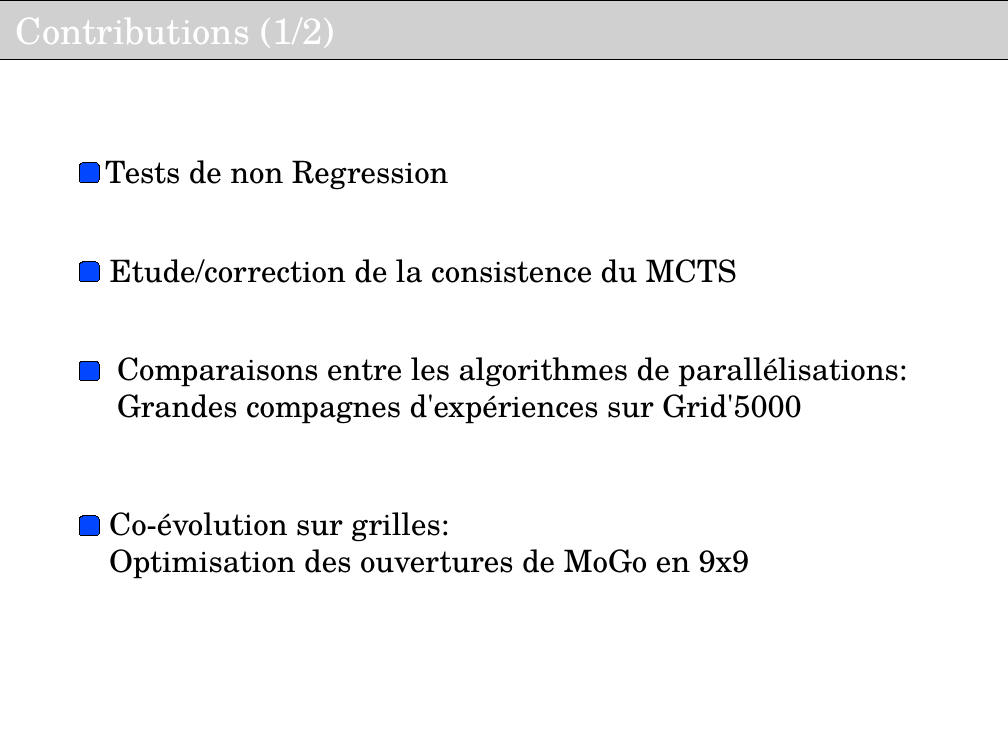
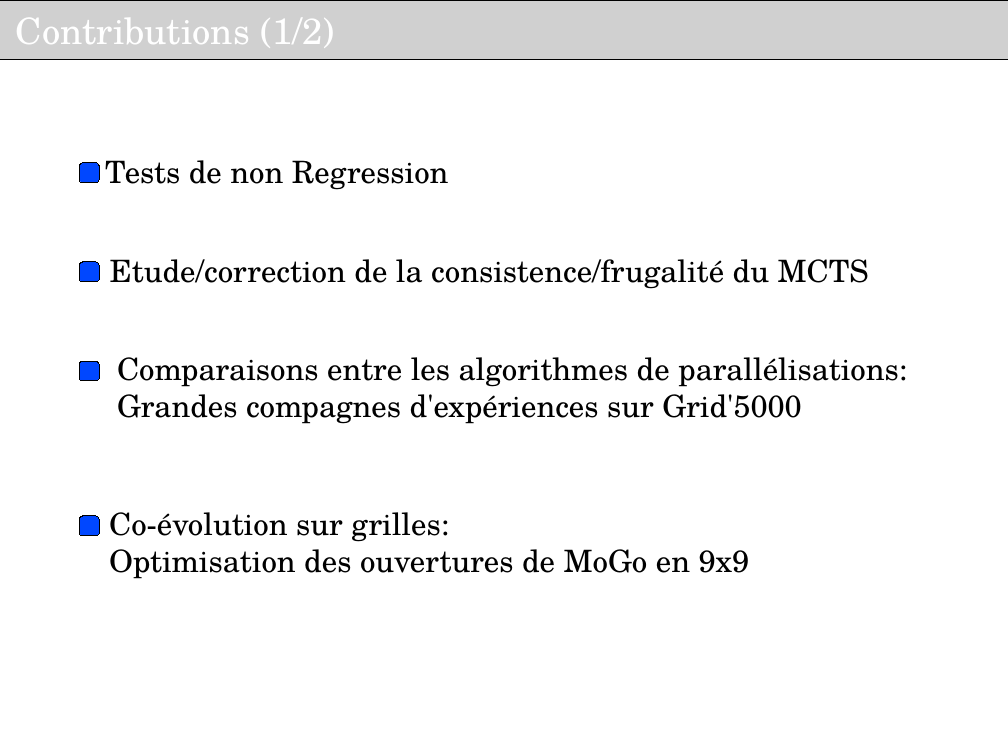
Before and after one commit to haspeleo/Android-Dev, a slide deck: slide 8 of MCTS/Soutenance_INRIA_V2.odp. Drawn at 1008x756 pixels with LibreOffice and Linux fonts; fonts in the diff are those of the drawing; grey boxes stand for pictures; background and template pictures are left out. Boxes give left, top, right and bottom in pixels: in the first picture for what was removed or moved away, otherwise in the second. Text is boxed around its words. In the diff, an @@ line names an element or a change of style, - is before the commit and + after.

```diff
--- a/MCTS/Soutenance_INRIA_V2.odp
+++ b/MCTS/Soutenance_INRIA_V2.odp
@@ text at (110,259,869,289): text changed @@
-Etude/correction de la consistence du MCTS
+Etude/correction de la consistence/frugalité du MCTS
```
Also in this commit, not shown: 2 other slides changed.
